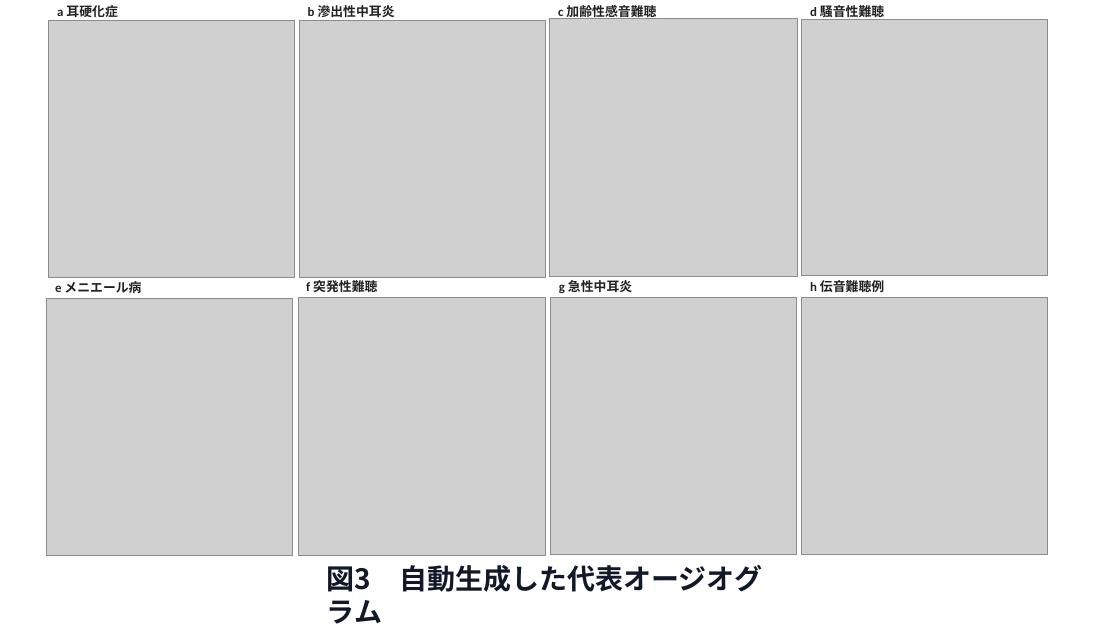
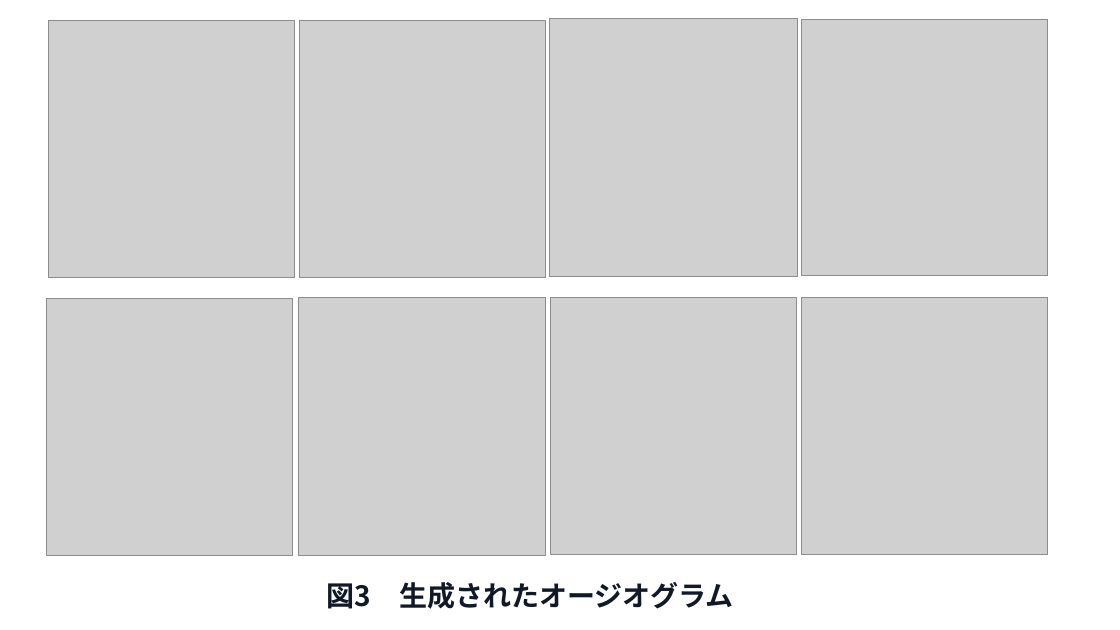
Before and after one commit to HIdechan-Maeda/Audiogram-masking-training-ver.2, a slide deck: slide 3 of docs/pilot-study/manuscripts/submission_v2.32/figures/Figure1~3_AudioScopeEDU_generation.pptx. Drawn at 1120x630 pixels with LibreOffice and Linux fonts; fonts in the diff are those of the drawing; grey boxes stand for pictures. Boxes give left, top, right and bottom in pixels: in the first picture for what was removed or moved away, otherwise in the second. Text is boxed around its words. In the diff, an @@ line names an element or a change of style, - is before the commit and + after.

```diff
--- a/docs/pilot-study/manuscripts/submission_v2.32/figures/Figure1~3_AudioScopeEDU_generation.pptx
+++ b/docs/pilot-study/manuscripts/submission_v2.32/figures/Figure1~3_AudioScopeEDU_generation.pptx
@@ text removed at [57, 5, 117, 21] @@
-a 耳硬化症
@@ text removed at [308, 5, 395, 21] @@
-b 滲出性中耳炎
@@ text removed at [558, 3, 656, 19] @@
-c 加齢性感音難聴
@@ text removed at [810, 3, 884, 20] @@
-d 騒音性難聴
@@ text removed at [55, 281, 141, 293] @@
-e メニエール病
@@ text removed at [306, 277, 377, 295] @@
-f 突発性難聴
@@ text removed at [559, 280, 632, 293] @@
-g 急性中耳炎
@@ text removed at [810, 277, 884, 295] @@
-h 伝音難聴例
@@ text at [327, 582, 733, 609]: text changed @@
-図3 自動生成した代表オージオグラム
+図3 生成されたオージオグラム
```
Also in this commit, not shown: 2 other slides changed.
